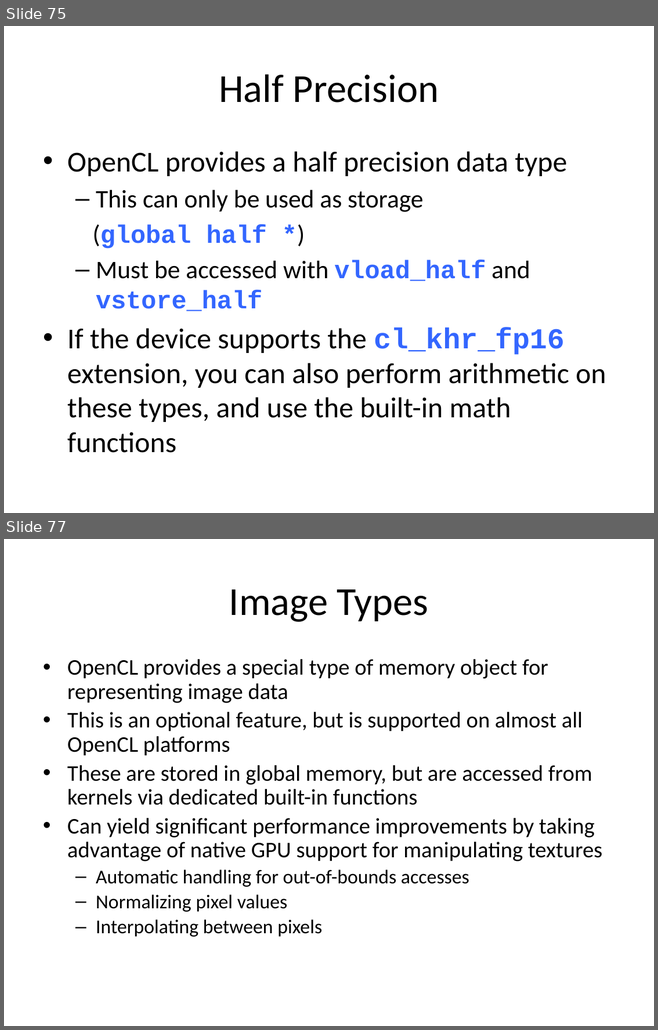
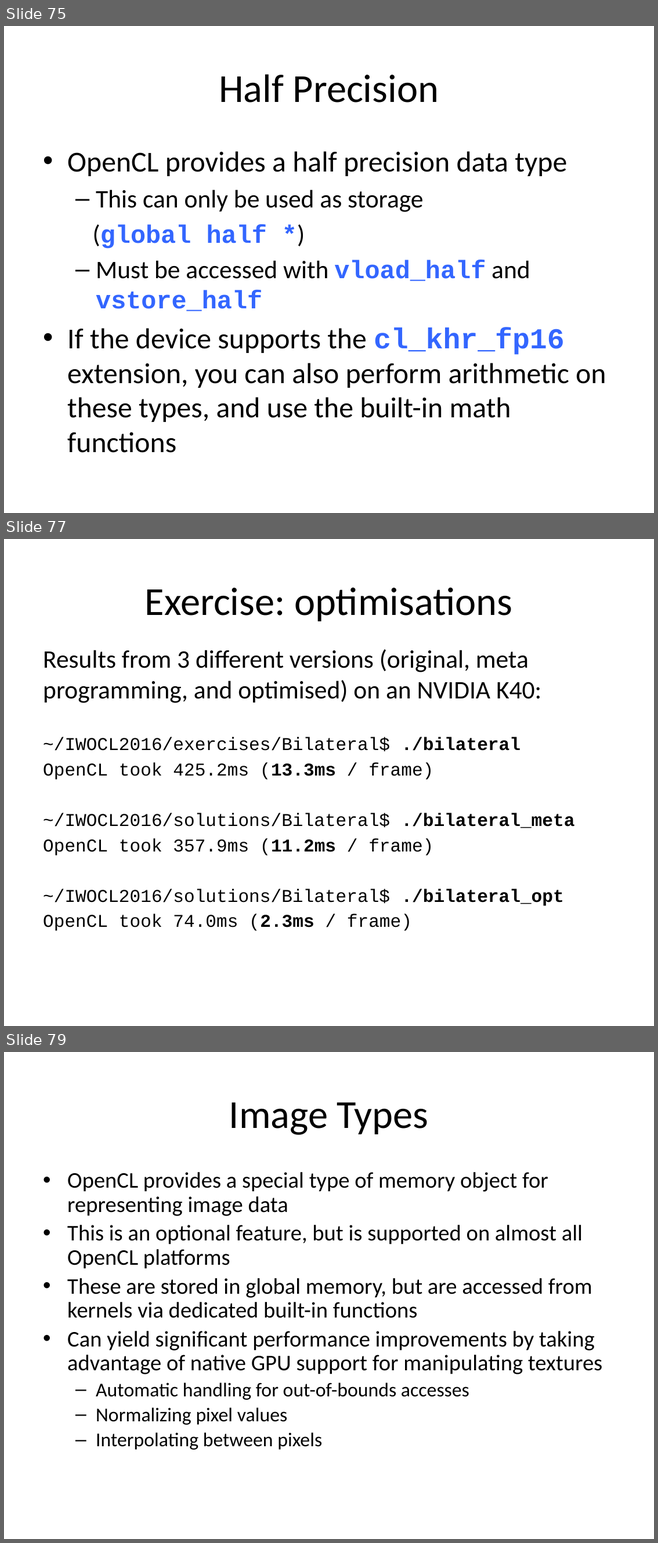
Before and after one commit to UoB-HPC/opencl-training-code, a slide deck: slides/advanced_part3.pptx. Shown one above the other, each under a label of ours: slides 75 and 77 before the commit, slides 75, 77 and 79 after it; the slides between them are not shown. The pictures are 658x1030 and 658x1543 pixels, drawn with LibreOffice and Linux fonts; fonts in the diff are those of the drawing. Boxes give left, top, right and bottom in pixels: in the first picture for what was removed or moved away, otherwise in the second. Text is boxed around its words. In the diff, an @@ line names an element or a change of style, - is before the commit and + after.

Commit message:
Re-add Bilateral optimisation exercise
Also update Bilateral example results

```diff
--- a/slides/advanced_part3.pptx
+++ b/slides/advanced_part3.pptx
@@ slide 77 added at <box>4,539,654,1026</box>, background #FFFFFF @@
@@ title added at <box>145,587,512,621</box>, 44 pt, text #000000 @@
+Exercise: optimisations
@@ text added at <box>43,649,575,931</box>, 20 pt, text #000000 @@
+Results from 3 different versions (original, meta programming, and optimised) on an NVIDIA K40:
+~/IWOCL2016/exercises/Bilateral$ ./bilateral
+OpenCL took 425.2ms (13.3ms / frame)
+~/IWOCL2016/solutions/Bilateral$ ./bilateral_meta
+OpenCL took 357.9ms (11.2ms / frame)
+~/IWOCL2016/solutions/Bilateral$ ./bilateral_opt
+OpenCL took 74.0ms (2.3ms / frame)
@@ what was slide 77 is now slide 79 @@
```
Also in this commit, not shown: 1 slide changed, 1 other slide added, 1 other file.
